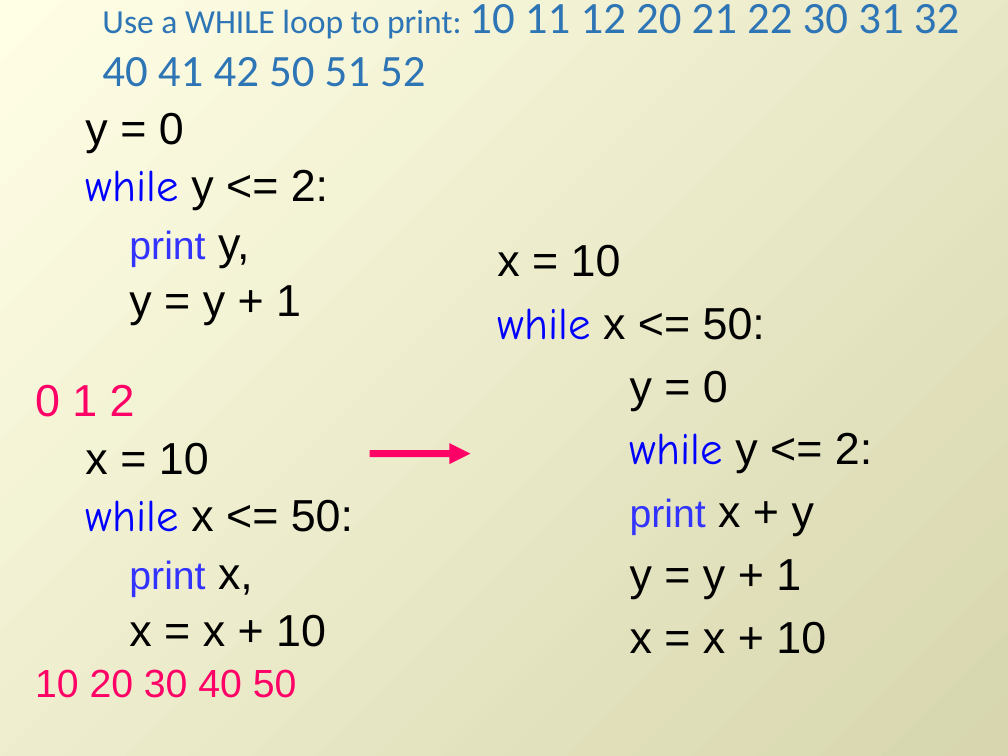
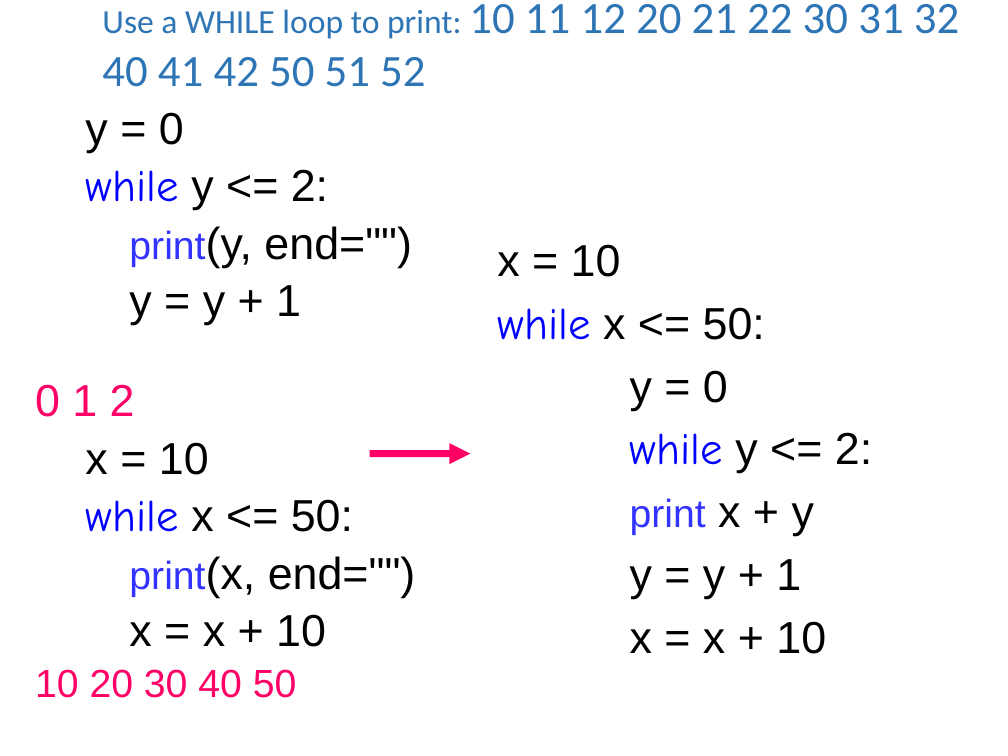
Before and after one commit to lgtateos/gis540, a slide deck: slide 32 of slides/looping2.pptx. Drawn at 1008x756 pixels with LibreOffice and Linux fonts; fonts in the diff are those of the drawing. Boxes give left, top, right and bottom in pixels: in the first picture for what was removed or moved away, otherwise in the second. Text is boxed around its words. In the diff, an @@ line names an element or a change of style, - is before the commit and + after.

```diff
--- a/slides/looping2.pptx
+++ b/slides/looping2.pptx
@@ background gradient #FFFFE6 to #D7D6AE to #FFFFFF @@
@@ text at (x1=129, y1=226, x2=412, y2=268): text changed; size 28 to 32 pt; text colour #3333FF to #000000 @@
-  print y,
+  print(y, end="")
@@ text at (x1=129, y1=556, x2=416, y2=598): text changed; size 28 to 32 pt; text colour #3333FF to #000000 @@
-  print x,
+  print(x, end="")
```
Also in this commit, not shown: 35 other slides changed.
